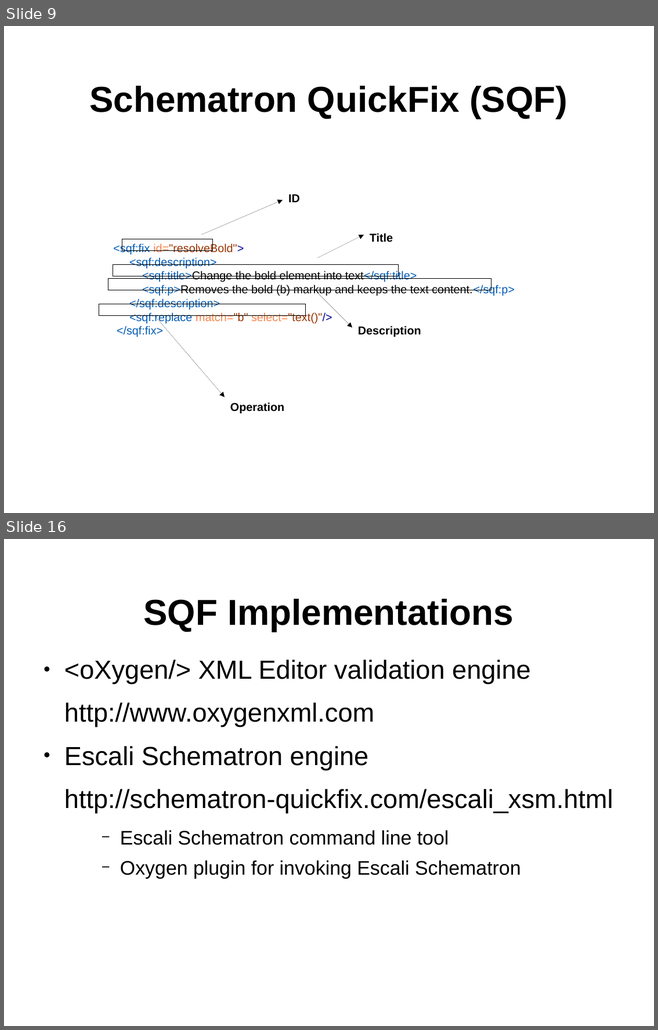
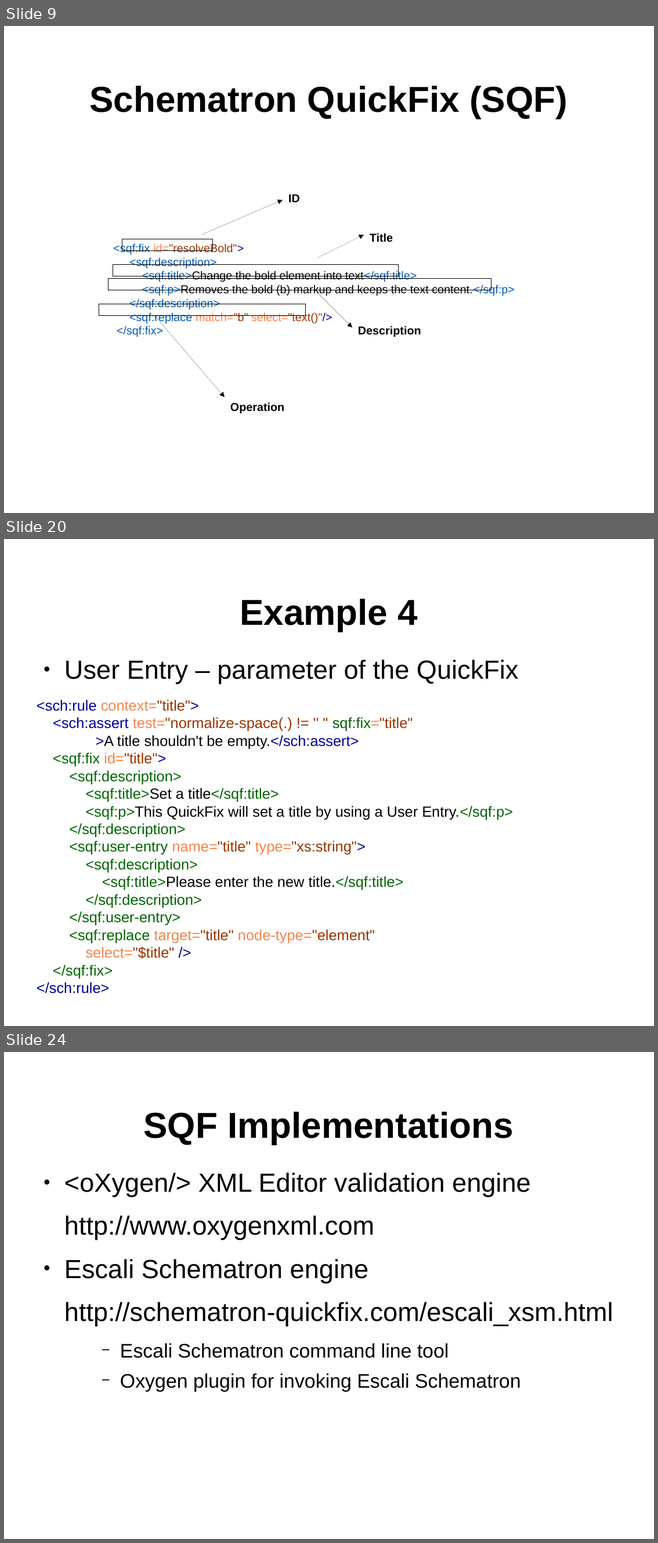
Before and after one commit to octavianN/Schematron-QuickFix-Language-Presentation, a slide deck: Final/SQF.odp. Shown one above the other, each under a label of ours: slides 9 and 16 before the commit, slides 9, 20 and 24 after it; the slides between them are not shown. The pictures are 658x1030 and 658x1543 pixels, drawn with LibreOffice and Linux fonts; fonts in the diff are those of the drawing; background and template pictures are left out. Boxes give left, top, right and bottom in pixels: in the first picture for what was removed or moved away, otherwise in the second. Text is boxed around its words. In the diff, an @@ line names an element or a change of style, - is before the commit and + after.

```diff
--- a/Final/SQF.odp
+++ b/Final/SQF.odp
@@ slide 20 added at <box>4,539,654,1026</box>, background #FFFFFF; not listed: 1 template element that a slide beside it also shows @@
@@ title added at <box>239,599,418,631</box>, 44 pt, text #000000, bold @@
+Example 4
@@ text added at <box>36,660,513,979</box>, 18 pt, text #006600 @@
+● User Entry – parameter of the QuickFix
+<sch:rule context="title">
+<sch:assert test="normalize-space(.) != '' " sqf:fix="title"
+>A title shouldn't be empty.</sch:assert>
+<sqf:fix id="title">
+<sqf:description>
+<sqf:title>Set a title</sqf:title>
+<sqf:p>This QuickFix will set a title by using a User Entry.</sqf:p>
+</sqf:description>
+<sqf:user-entry name="title" type="xs:string">
+<sqf:description>
+<sqf:title>Please enter the new title.</sqf:title>
+</sqf:description>
+</sqf:user-entry>
+<sqf:replace target="title" node-type="element"
+select="$title" />
+</sqf:fix>
+</sch:rule>
@@ what was slide 16 is now slide 24 @@
```
Also in this commit, not shown: 9 slides changed, 8 other slides added, 1 slide removed, 19 other files.
